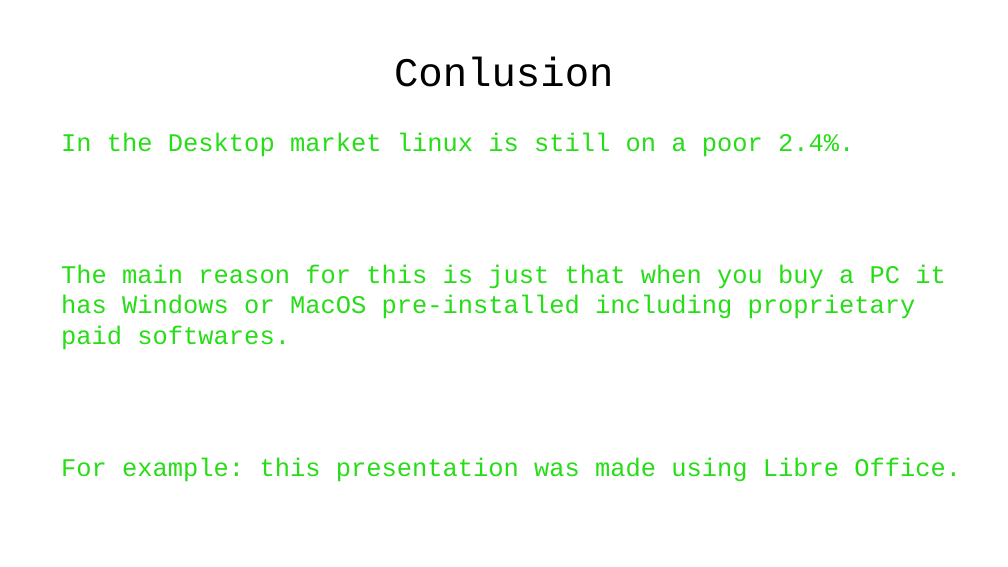
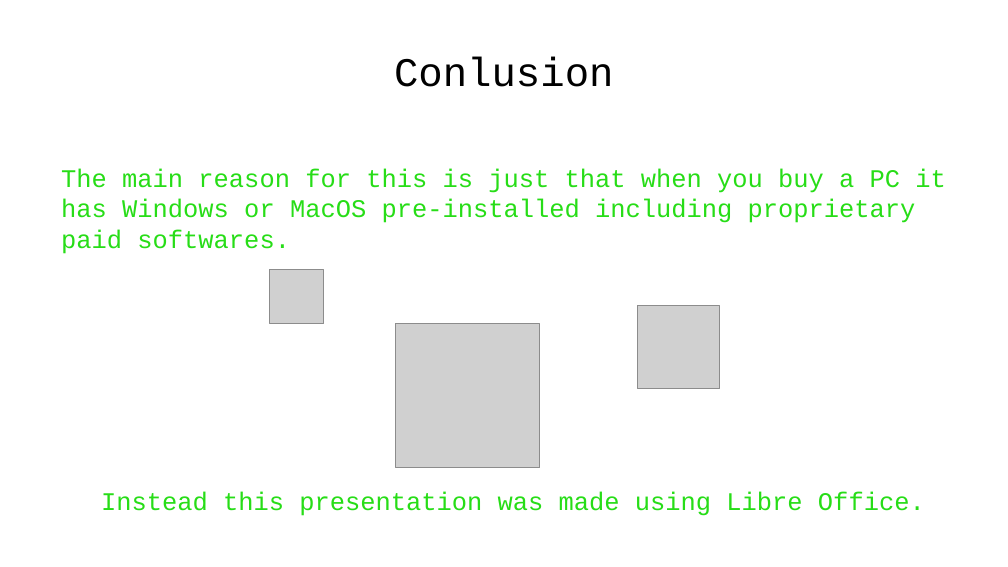
Before and after one commit to WAPEETY/open-source-presentation, a slide deck: slide 13 of open_source.odp (slide 12 before the commit). Drawn at 1008x567 pixels with LibreOffice and Linux fonts; fonts in the diff are those of the drawing; grey boxes stand for pictures; background and template pictures are left out. Boxes give left, top, right and bottom in pixels: in the first picture for what was removed or moved away, otherwise in the second. Text is boxed around its words. In the diff, an @@ line names an element or a change of style, - is before the commit and + after.

```diff
--- a/open_source.odp
+++ b/open_source.odp
@@ text at (61,132,854,157): paragraph removed @@
-In the Desktop market linux is still on a poor 2.4%.
@@ text "The main reason for this ...": place and size @@
-text "The main reason for this ..." at (61,132,961,482)
+text "The main reason for this ..." at (61,168,946,254)
@@ picture added at (270,270,324,324) @@
@@ picture added at (396,324,540,467) @@
@@ picture added at (638,306,721,390) @@
@@ text at (61,457,961,482): paragraph removed @@
-For example: this presentation was made using Libre Office.
@@ text added at (101,492,925,516), 20 pt, text #27DD17 @@
+Instead this presentation was made using Libre Office.
```
Also in this commit, not shown: 3 other slides changed, 1 slide added.
